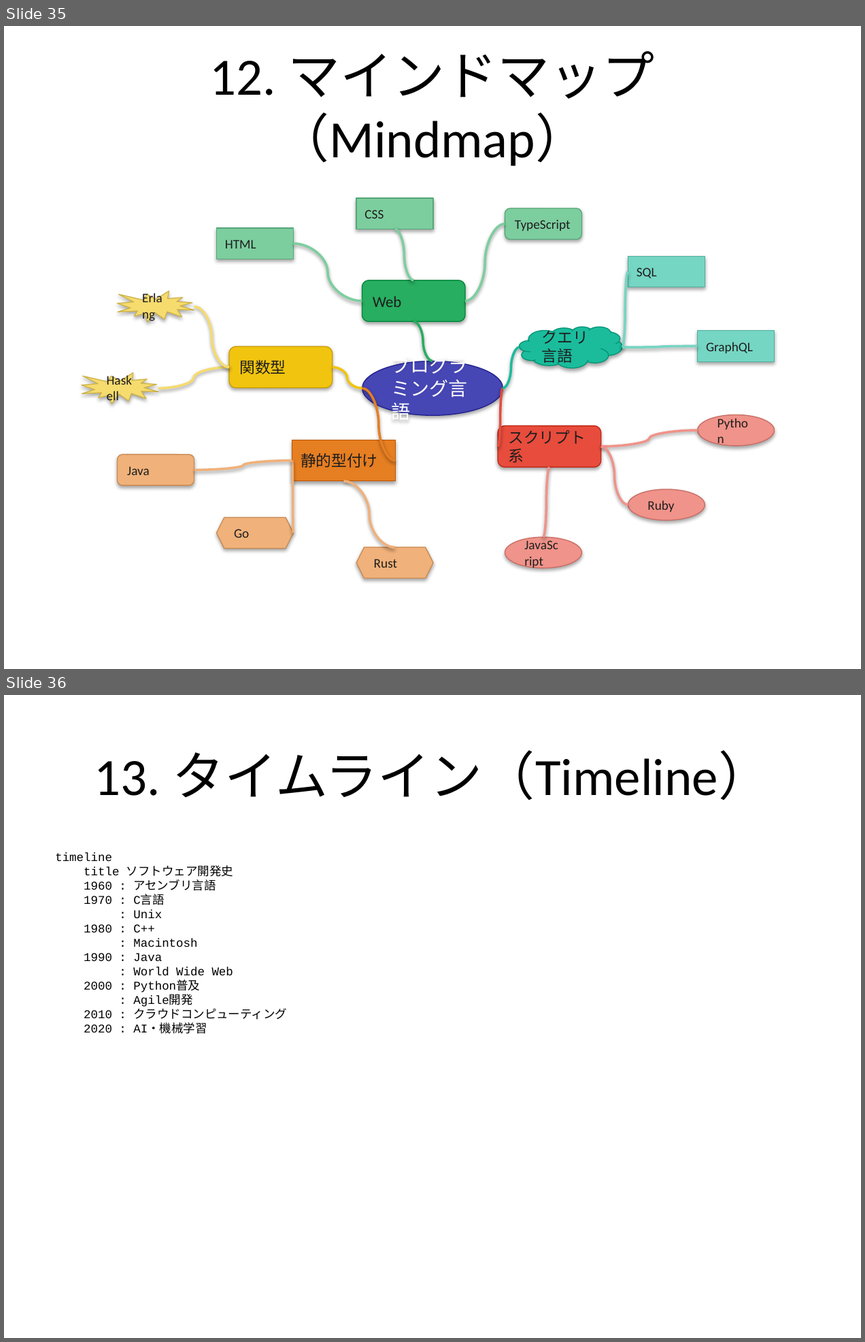
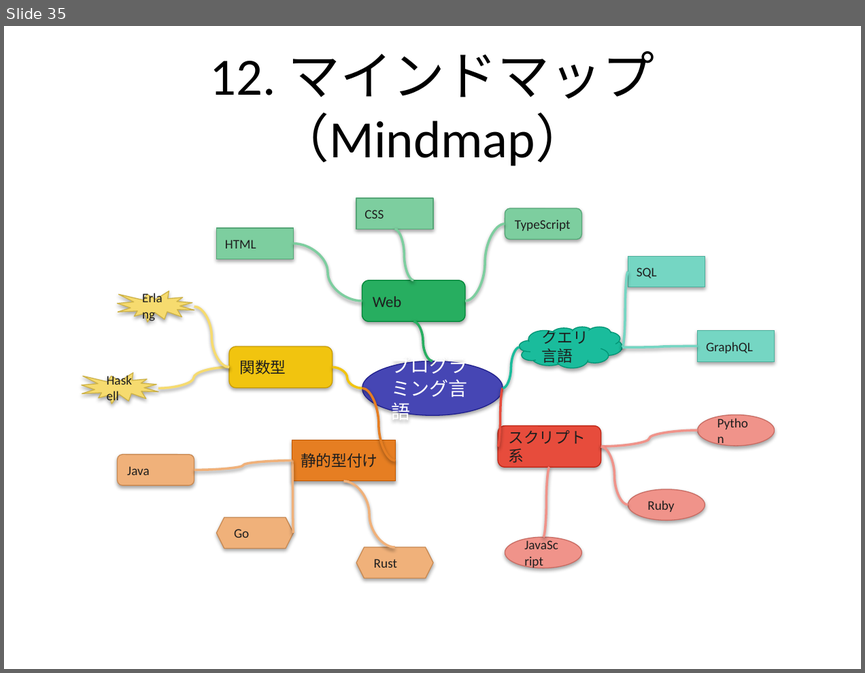
Before and after one commit to notfolder/qmd_to_pptx, a slide deck: demo_full.pptx. Shown one above the other, each under a label of ours: slides 35 and 36 before the commit, slide 35 after it. The pictures are 865x1342 and 865x673 pixels, drawn with LibreOffice and Linux fonts; fonts in the diff are those of the drawing. Boxes give left, top, right and bottom in pixels: in the first picture for what was removed or moved away, otherwise in the second. Text is boxed around its words. In the diff, an @@ line names an element or a change of style, - is before the commit and + after.

```diff
--- a/demo_full.pptx
+++ b/demo_full.pptx
@@ slide 36 removed at <box>4,695,861,1338</box>, background #FFFFFF @@
@@ title removed at <box>94,750,770,800</box> @@
-13. タイムライン（Timeline）
@@ text removed at <box>55,853,287,1034</box> @@
-timeline
-title ソフトウェア開発史
-1960 : アセンブリ言語
-1970 : C言語
-: Unix
-1980 : C++
-: Macintosh
-1990 : Java
-: World Wide Web
-2000 : Python普及
-: Agile開発
-2010 : クラウドコンピューティング
-2020 : AI・機械学習
```
Also in this commit, not shown: 2 slides changed, 6 slides added, 8 other slides removed, 7 other files.
